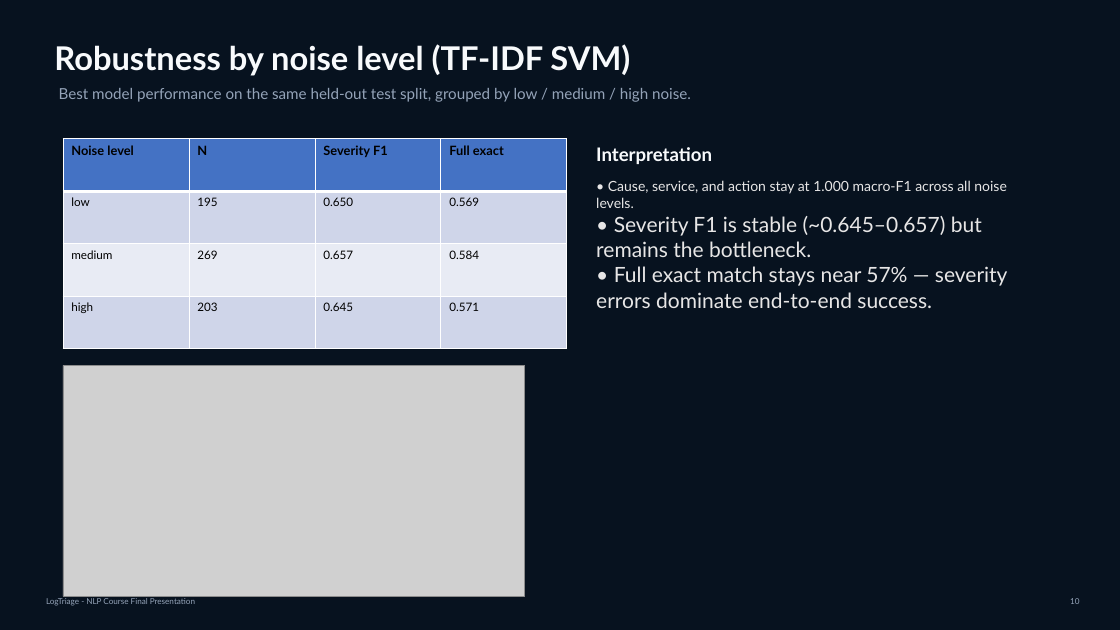
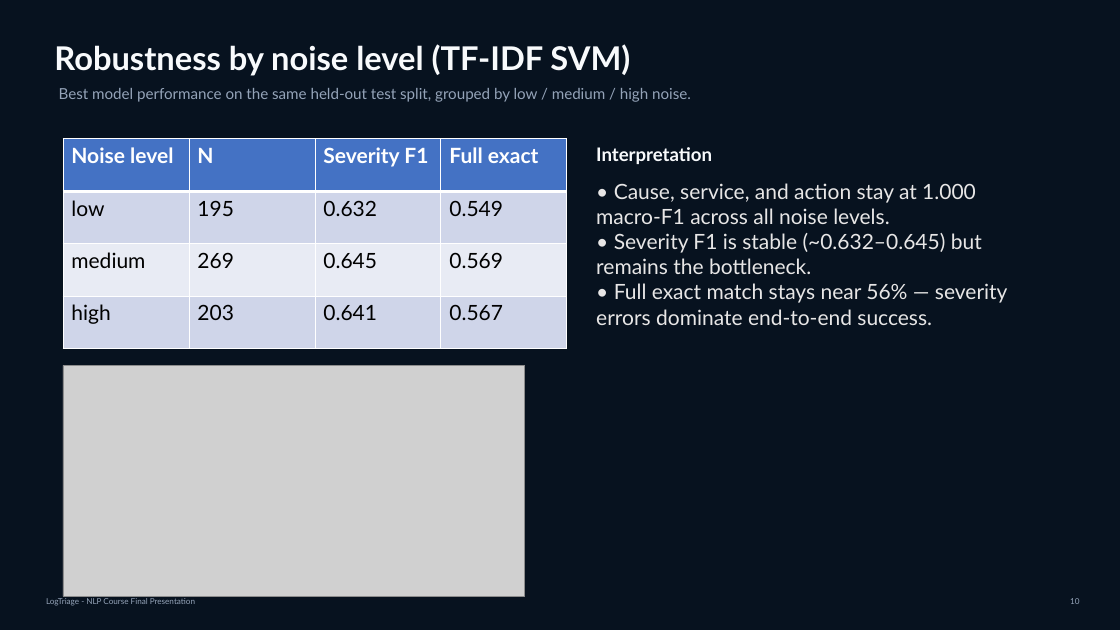
Before and after one commit to OrZuka/logtriage-nlp-project, a slide deck: slide 10 of slides/LogTriage_Final.pptx. Drawn at 1120x630 pixels with LibreOffice and Linux fonts; fonts in the diff are those of the drawing; grey boxes stand for pictures. Boxes give left, top, right and bottom in pixels: in the first picture for what was removed or moved away, otherwise in the second. Text is boxed around its words. In the diff, an @@ line names an element or a change of style, - is before the commit and + after.

```diff
--- a/slides/LogTriage_Final.pptx
+++ b/slides/LogTriage_Final.pptx
@@ table at box(63, 139, 567, 349) @@
-row 2, column 3: 0.650
+row 2, column 3: 0.632
-row 2, column 4: 0.569
+row 2, column 4: 0.549
-row 3, column 3: 0.657
+row 3, column 3: 0.645
-row 3, column 4: 0.584
+row 3, column 4: 0.569
-row 4, column 3: 0.645
+row 4, column 3: 0.641
-row 4, column 4: 0.571
+row 4, column 4: 0.567
@@ size 11 to 18 pt, text colour #000000 to #FFFFFF in "Noise level", "N", "Severity F1", "Full exact" @@
@@ size 10 to 18 pt in "low", "195", "medium", "269" and 2 more places @@
@@ text at box(596, 183, 976, 224): size 12 to 18 pt in "• Cause, service, and action stay at ..." @@
@@ text at box(596, 233, 1008, 325): text changed @@
-• Severity F1 is stable (~0.645–0.657) but remains the bottleneck.
-• Full exact match stays near 57% — severity errors dominate end-to-end success.
+• Severity F1 is stable (~0.632–0.645) but remains the bottleneck.
+• Full exact match stays near 56% — severity errors dominate end-to-end success.
```
Also in this commit, not shown: 3 other slides changed, 28 other files.
